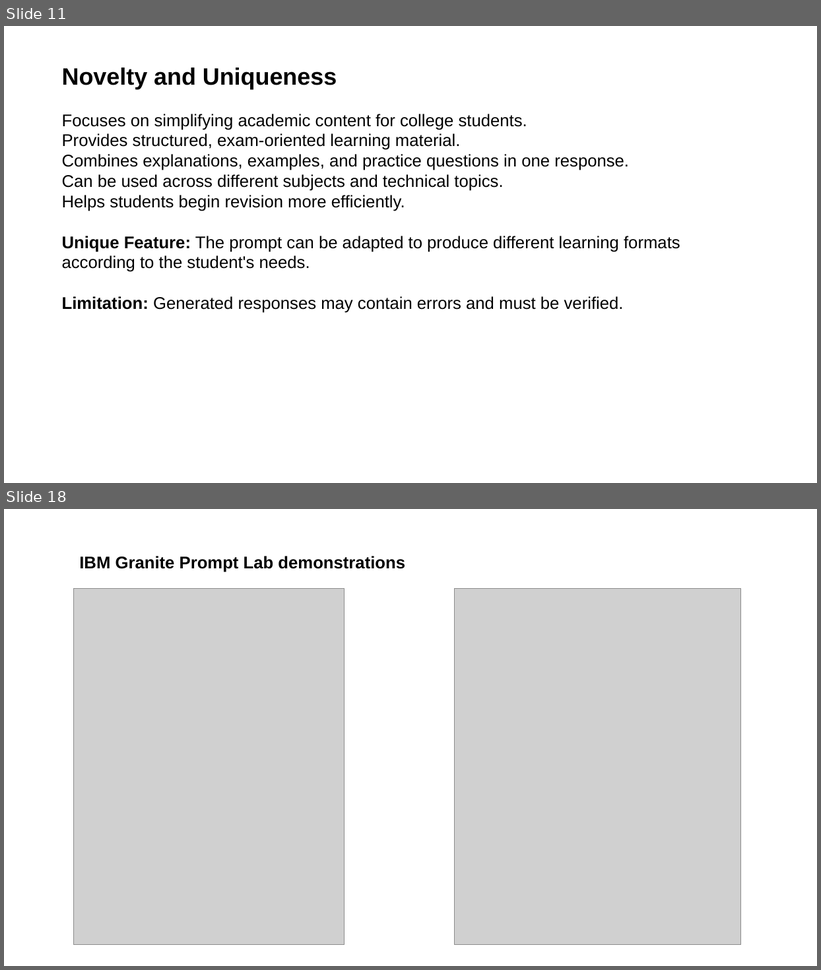
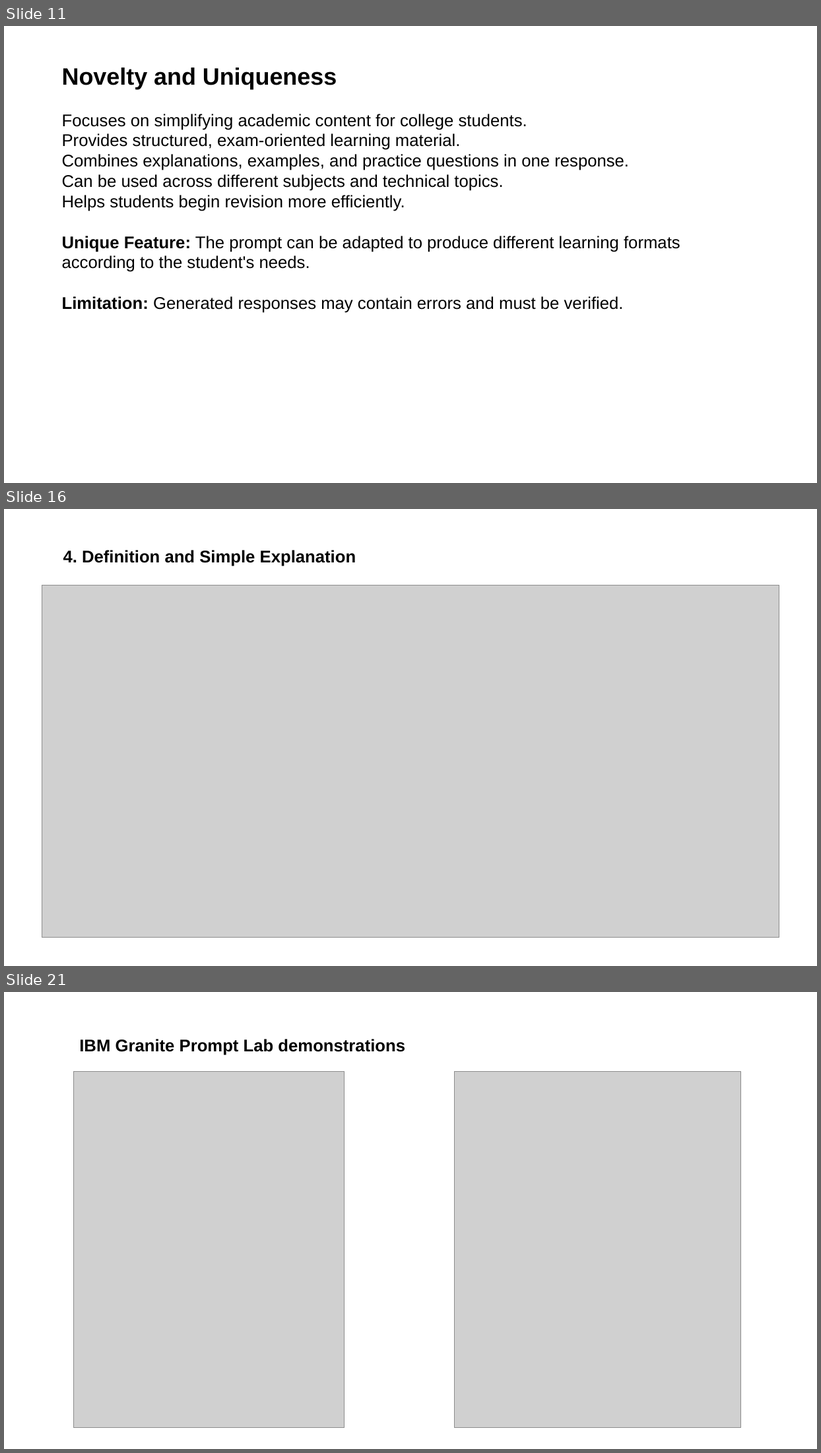
Before and after one commit to Swapnika2229/LearnEase-AI, a slide deck: LearnEase_AI_Project_Presentation.pptx. Shown one above the other, each under a label of ours: slides 11 and 18 before the commit, slides 11, 16 and 21 after it; the slides between them are not shown. The pictures are 821x970 and 821x1453 pixels, drawn with LibreOffice and Linux fonts; fonts in the diff are those of the drawing; grey boxes stand for pictures. Boxes give left, top, right and bottom in pixels: in the first picture for what was removed or moved away, otherwise in the second. Text is boxed around its words. In the diff, an @@ line names an element or a change of style, - is before the commit and + after.

```diff
--- a/LearnEase_AI_Project_Presentation.pptx
+++ b/LearnEase_AI_Project_Presentation.pptx
@@ slide 16 added at (4,509,817,966), background #FFFFFF @@
@@ text added at (63,550,356,566), 20 pt, text #000000, bold @@
+4. Definition and Simple Explanation
@@ picture added at (42,586,780,938) @@
@@ what was slide 18 is now slide 21 @@
```
Also in this commit, not shown: 5 slides changed, 4 other slides added, 2 slides removed.
